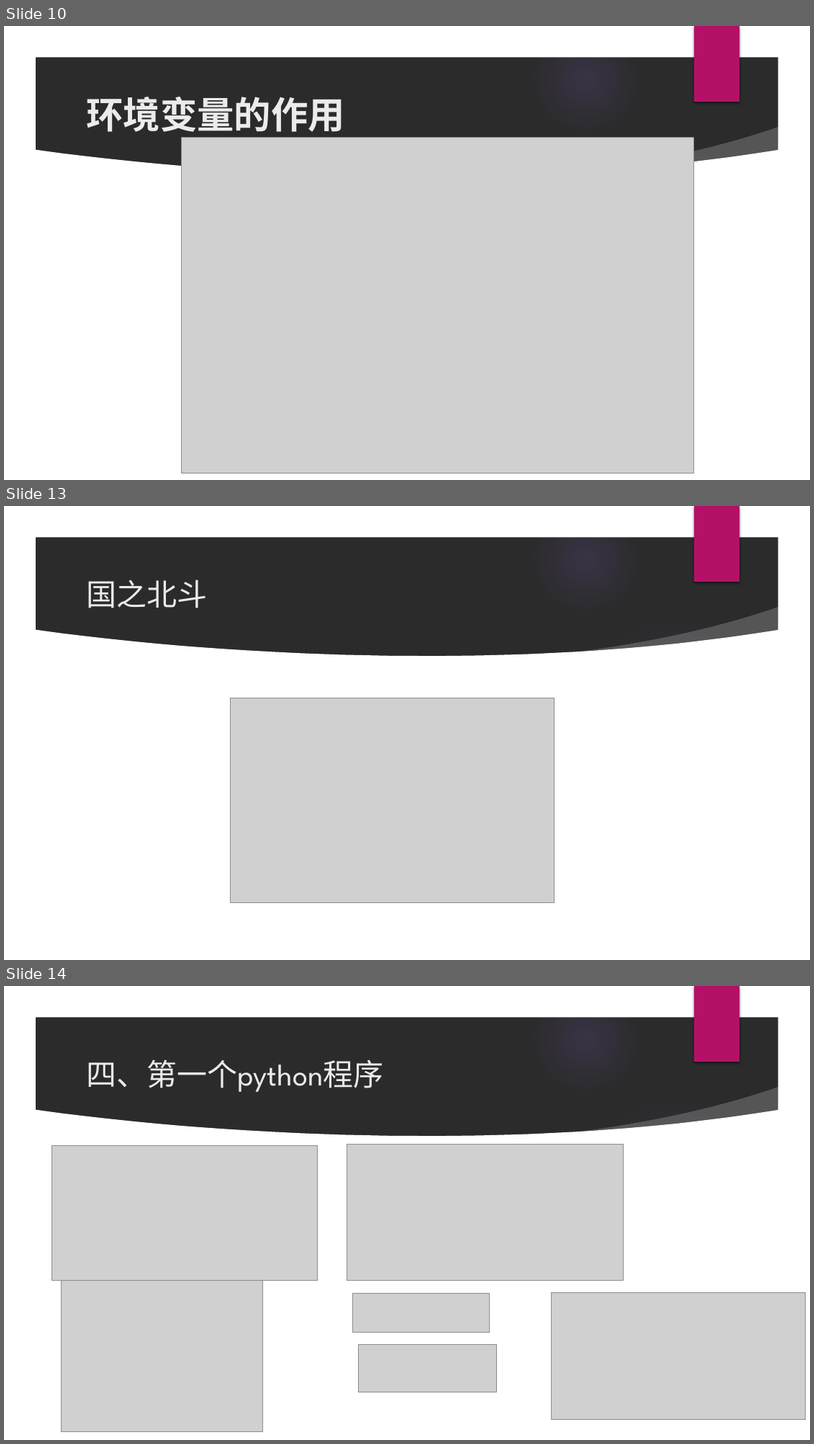
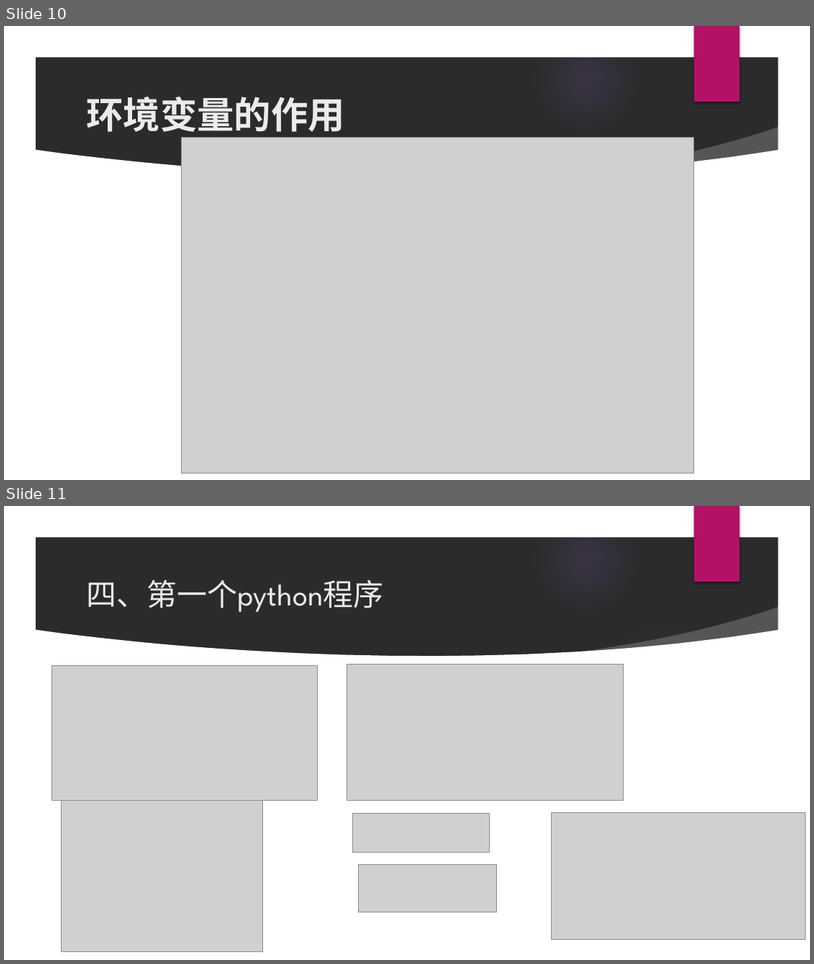
Before and after one commit to littlehb/ShaoHuiLin, a slide deck: Python课程/第1课-python入门/python入门.pptx. Shown one above the other, each under a label of ours: slides 10, 13 and 14 before the commit, slides 10 and 11 after it; the slides between them are not shown. The pictures are 814x1444 and 814x964 pixels, drawn with LibreOffice and Linux fonts; fonts in the diff are those of the drawing; grey boxes stand for pictures; background and template pictures are left out; a plain dark background stands for a picture behind light text. Boxes give left, top, right and bottom in pixels: in the first picture for what was removed or moved away, otherwise in the second. Text is boxed around its words. In the diff, an @@ line names an element or a change of style, - is before the commit and + after.

```diff
--- a/Python课程/第1课-python入门/python入门.pptx
+++ b/Python课程/第1课-python入门/python入门.pptx
@@ slide 13 removed at box(4, 506, 810, 960), background picture (left out); not listed: 9 template elements that a slide beside it also shows @@
@@ title removed at box(86, 579, 207, 608) @@
-国之北斗
@@ picture removed at box(230, 698, 555, 903) @@
@@ what was slide 14 is now slide 11 @@
```
Also in this commit, not shown: 2 other slides removed.
